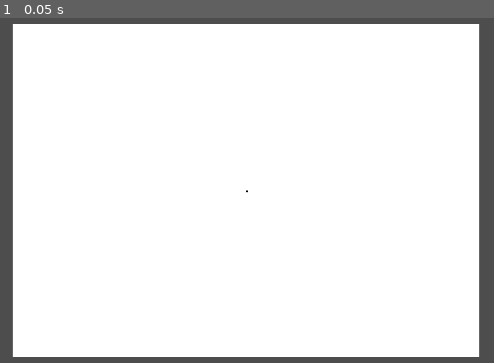
Above: before the commit, frame 1.
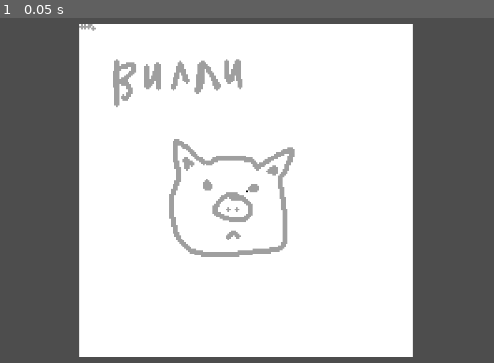
Above: after the commit, the same moment.

Repository: void22790/drunkink_ld58
Game: Godot game, scene res://scenes/root/main.tscn
Same seed, same stepped clock (60 frames per second), same inputs: the game is played once before the commit and once after it.
Inputs:
- Up to frame 1 (0.05 s): no input

The runs differ from the first frame. In frame 1, 30% of the frame differs, in the area x 2-98%, y 1-99%.

Commit message:
Stencil layer support; Basic image import

Diff:
--- a/graphics/func/tilesets/drawing_tileset.tres
+++ b/graphics/func/tilesets/drawing_tileset.tres
@@ -7,6 +7,7 @@
 texture_region_size = Vector2i(1, 1)
 0:0/0 = 0
 1:0/0 = 0
+2:0/0 = 0
 
 [resource]
 tile_size = Vector2i(1, 1)
--- a/scenes/root/main.tscn
+++ b/scenes/root/main.tscn
@@ -10,6 +10,9 @@
 [node name="Drawing Canvas" type="Node2D" parent="."]
 script = ExtResource("2_cgoxl")
 
+[node name="Stencil Layer" type="TileMapLayer" parent="Drawing Canvas"]
+tile_set = ExtResource("3_qo04j")
+
 [node name="Drawing Layer" type="TileMapLayer" parent="Drawing Canvas"]
 tile_set = ExtResource("3_qo04j")
 
--- a/scripts/root/drawing_canvas.gd
+++ b/scripts/root/drawing_canvas.gd
@@ -1,21 +1,25 @@
 extends Node2D
 
+@onready var stencil_layer: TileMapLayer = $"Stencil Layer"
 @onready var drawing_layer: TileMapLayer = $"Drawing Layer"
 @onready var cursor_layer: TileMapLayer = $"Cursor Layer"
 
-@export var canvas_size = Vector2i(280, 200)
-var canvas_position : Vector2
-var canvas_rect : Rect2i
+var canvas_size = Vector2i(200, 200)
+var canvas_position: Vector2
+var canvas_rect: Rect2i
+
+var tt_path = "res://graphics/tattoo/tt_test.png"
+var stencil_data: Array[Color]
 
 var last_cursor_position : Vector2i
 
 func _ready() -> void:
+	Input.set_mouse_mode(Input.MOUSE_MODE_HIDDEN)
 	var viewport_size = get_viewport().get_visible_rect().size
 	canvas_position = Vector2((viewport_size.x - canvas_size.x) / 2, (viewport_size.y - canvas_size.y) / 2)
 	canvas_rect = Rect2i(canvas_position, canvas_size)
-	for x in range(canvas_position.x, canvas_position.x + canvas_size.x):
-		for y in range(canvas_position.y, canvas_position.y + canvas_size.y):
-			drawing_layer.set_cell(Vector2i(x,y), 0, Vector2i(0,0))
+	_get_stencil_data()
+	_draw_stencil()
 
 func _process(_delta: float) -> void:
 	var mouse_position = get_viewport().get_mouse_position()
@@ -29,6 +33,25 @@
 		if canvas_rect.has_point(cursor_position):
 			drawing_layer.set_cell(mouse_position, 0, Vector2i(1,0))
 
+func _get_stencil_data() -> void:
+	var texture: Texture2D = load(tt_path)
+	var image: Image = texture.get_image()
+	for x in image.get_width():
+		for y in image.get_height():
+			stencil_data.append(image.get_pixel(x,y))
+
+func _draw_stencil() -> void:
+	if stencil_data.is_empty():
+		return
+	var count = 0
+	for x in range(canvas_position.x, canvas_position.x + canvas_size.x):
+		for y in range(canvas_position.y, canvas_position.y + canvas_size.y):
+			if stencil_data[count] == Color.BLACK:
+				stencil_layer.set_cell(Vector2i(x,y), 0, Vector2i(2,0))
+			elif stencil_data[count] == Color.WHITE:
+				stencil_layer.set_cell(Vector2i(x,y), 0, Vector2i(0,0))
+			count += 1
+
 func _draw_cursor(pos: Vector2i) -> void:
 	cursor_layer.set_cell(pos, 0, Vector2i(1,0))
 	if last_cursor_position != pos:
Binary file changed: graphics/func/tilesets/drawing_tileset.png
Binary file added: graphics/tattoo/tt_test.png
Not shown, added: graphics/tattoo/tt_test.png.import
